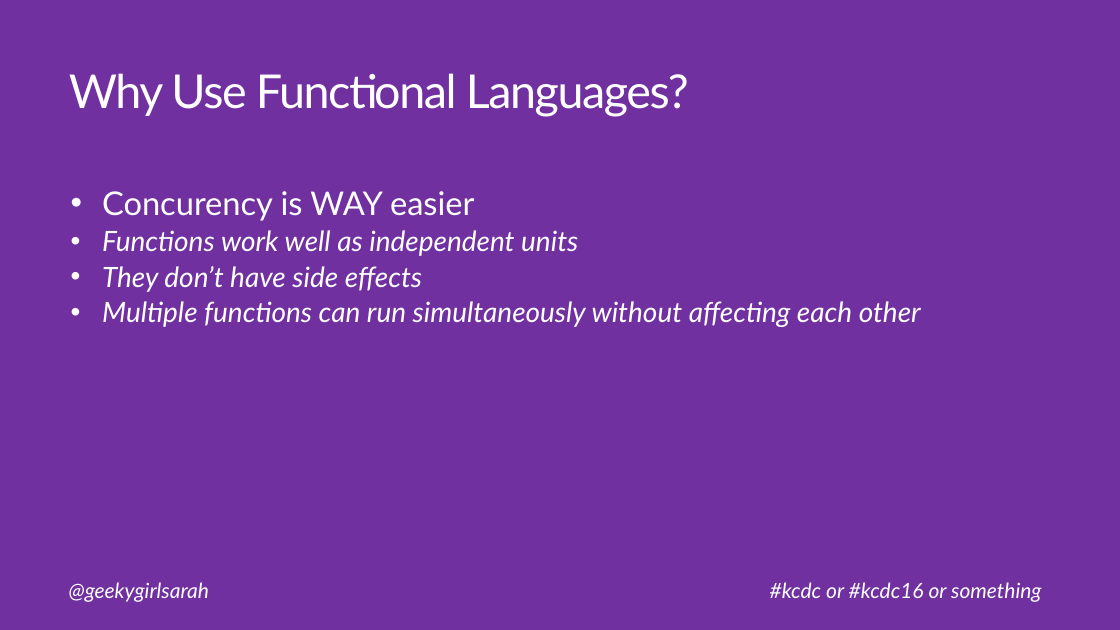
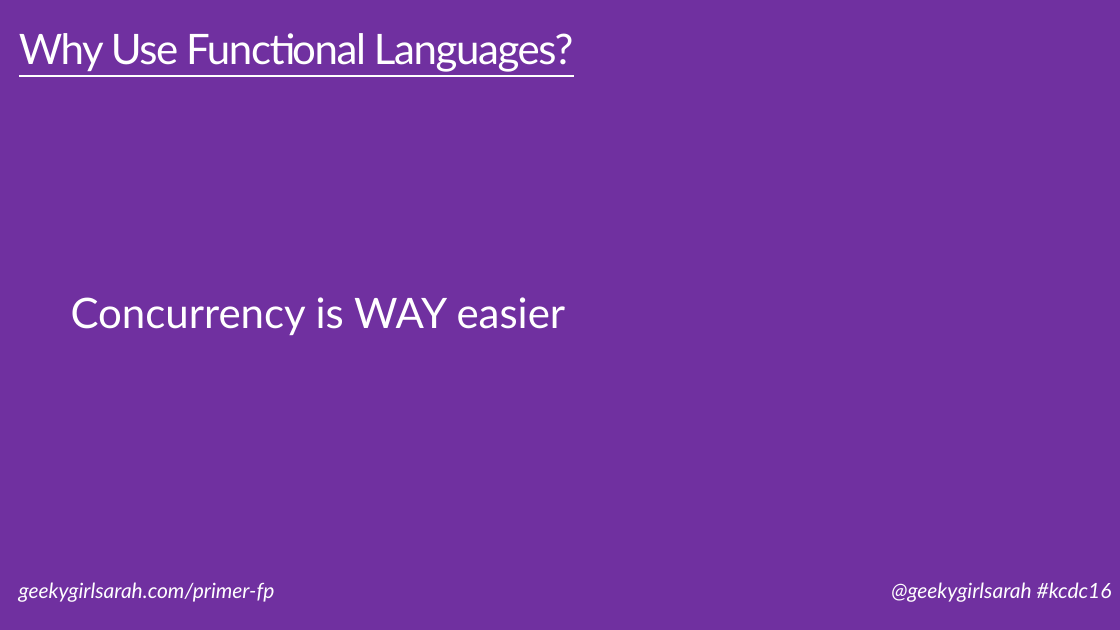
Before and after one commit to geekygirlsarah/talk-a_primer_on_functional_programming, a slide deck: slide 38 of A Primer on Functional Programming.pptx (slide 17 before the commit). Drawn at 1120x630 pixels with LibreOffice and Linux fonts; fonts in the diff are those of the drawing. Boxes give left, top, right and bottom in pixels: in the first picture for what was removed or moved away, otherwise in the second. Text is boxed around its words. In the diff, an @@ line names an element or a change of style, - is before the commit and + after.

Commit message:
Cleanup slides, improve examples, simplify wording, expand large slides into smaller ones

```diff
--- a/A Primer on Functional Programming.pptx
+++ b/A Primer on Functional Programming.pptx
@@ title "Why Use Functional Languages?": place and size @@
-title "Why Use Functional Languages?" at [69, 73, 689, 117]
+title "Why Use Functional Languages?" at [19, 33, 574, 72]
@@ title "Why Use Functional Languages?" at [19, 33, 574, 72]: size 40 to 36 pt, underline on @@
@@ text "Concurrency is WAY easier" at [71, 297, 566, 336]: vertical alignment top to middle @@
@@ text at [71, 297, 566, 336]: text changed; size 24 to 36 pt; italic off @@
-• Concurency is WAY easier
-    • Functions work well as independent units
-    • They don’t have side effects
-    • Multiple functions can run simultaneously without affecting each other
+Concurrency is WAY easier
@@ text at [19, 582, 275, 602]: text changed @@
-@geekygirlsarah
+geekygirlsarah.com/primer-fp
@@ text at [891, 582, 1112, 602]: text changed @@
-#kcdc or #kcdc16 or something
+@geekygirlsarah #kcdc16
```
Also in this commit, not shown: 28 other slides changed, 23 slides added, 1 slide removed.
